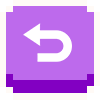
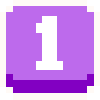
Two versions of the same layered image (100x100). Layer-by-layer changes:
added layer "Слой 3" above "Слой 2" over (36, 16, 63, 70)
hid "back" over (23, 23, 72, 62)
